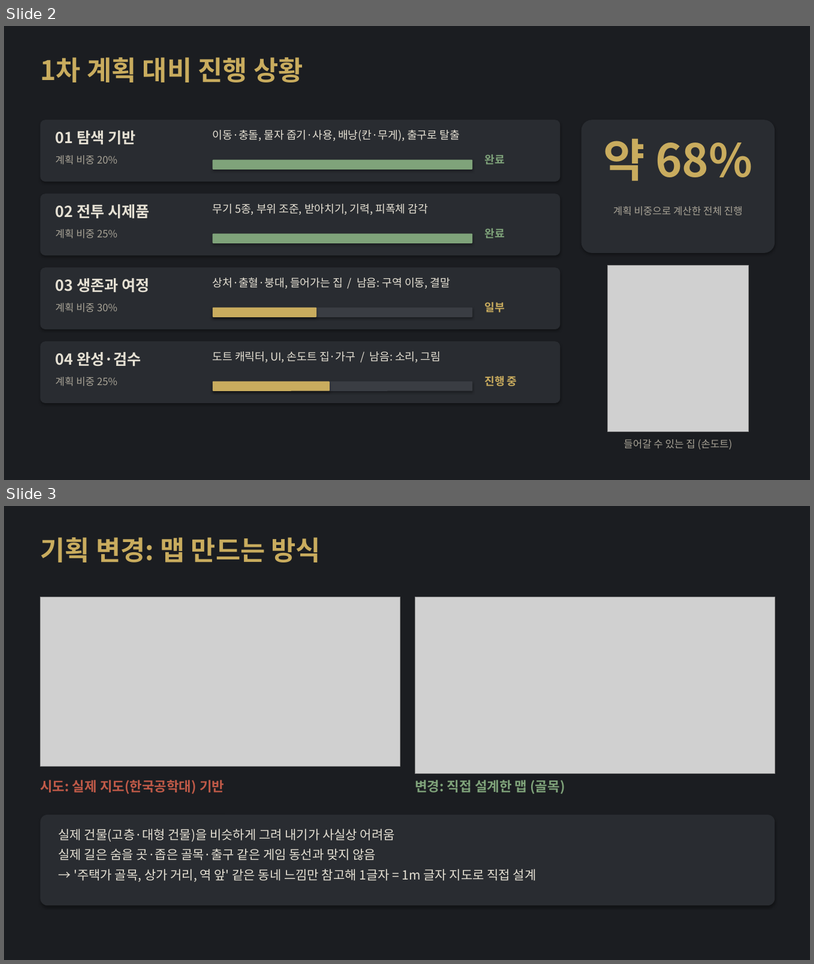
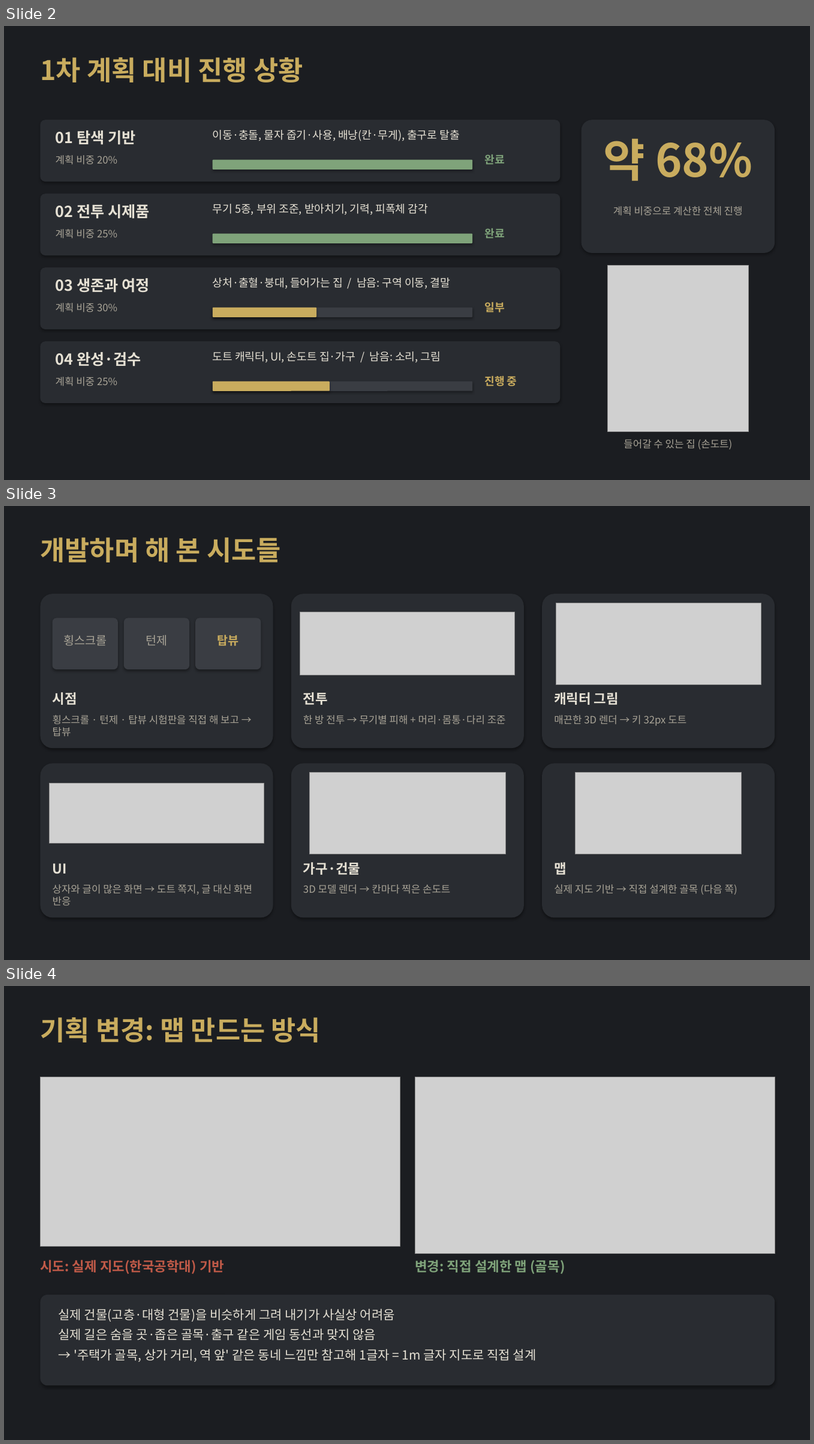
Before and after one commit to kimminseoung-source/2DGame_Project_NuclearSeoul, a slide deck: docs/presentation/2차발표_부산까지.pptx. Shown one above the other, each under a label of ours: slides 2 and 3 before the commit, slides 2, 3 and 4 after it. The pictures are 814x964 and 814x1444 pixels, drawn with LibreOffice and Linux fonts; fonts in the diff are those of the drawing; grey boxes stand for pictures. Boxes give left, top, right and bottom in pixels: in the first picture for what was removed or moved away, otherwise in the second. Text is boxed around its words. In the diff, an @@ line names an element or a change of style, - is before the commit and + after.

```diff
--- a/docs/presentation/2차발표_부산까지.pptx
+++ b/docs/presentation/2차발표_부산까지.pptx
@@ slide 3 added at bbox=[4, 506, 810, 960], background #1B1D21 @@
@@ text added at bbox=[40, 537, 281, 562], 32 pt, text #C9AC5E, bold @@
+개발하며 해 본 시도들
@@ rounded rectangle added at bbox=[40, 594, 273, 748], fill #292C31 @@
@@ rounded rectangle added at bbox=[291, 594, 524, 748], fill #292C31 @@
@@ rounded rectangle added at bbox=[542, 594, 776, 748], fill #292C31 @@
@@ picture added at bbox=[300, 612, 515, 675] @@
@@ picture added at bbox=[557, 603, 761, 684] @@
@@ rounded rectangle added at bbox=[53, 618, 118, 669], fill #3A3D43 @@
@@ rounded rectangle added at bbox=[124, 618, 189, 669], fill #3A3D43 @@
@@ rounded rectangle added at bbox=[196, 618, 261, 669], fill #3A3D43 @@
@@ text added at bbox=[63, 635, 107, 646], 14 pt, text #A8A396 @@
+횡스크롤
@@ text added at bbox=[146, 635, 167, 646], 14 pt, text #A8A396 @@
+턴제
@@ text added at bbox=[218, 634, 239, 646], 14 pt, text #C9AC5E, bold @@
+탑뷰
@@ text added at bbox=[53, 692, 77, 705], 16 pt, text #E6E1D4, bold @@
+시점
@@ text added at bbox=[303, 692, 328, 705], 16 pt, text #E6E1D4, bold @@
+전투
@@ text added at bbox=[554, 692, 619, 705], 16 pt, text #E6E1D4, bold @@
+캐릭터 그림
@@ text added at bbox=[53, 715, 239, 736], 12 pt, text #A8A396 @@
+횡스크롤 · 턴제 · 탑뷰 시험판을 직접 해 보고 → 탑뷰
@@ text added at bbox=[303, 715, 506, 724], 12 pt, text #A8A396 @@
+한 방 전투 → 무기별 피해 + 머리·몸통·다리 조준
@@ text added at bbox=[554, 715, 687, 726], 12 pt, text #A8A396 @@
+매끈한 3D 렌더 → 키 32px 도트
@@ rounded rectangle added at bbox=[40, 763, 273, 918], fill #292C31 @@
@@ rounded rectangle added at bbox=[291, 763, 524, 918], fill #292C31 @@
@@ picture added at bbox=[309, 772, 506, 854] @@
@@ rounded rectangle added at bbox=[542, 763, 776, 918], fill #292C31 @@
@@ picture added at bbox=[576, 772, 742, 854] @@
@@ picture added at bbox=[50, 783, 264, 843] @@
@@ text added at bbox=[53, 863, 67, 874], 16 pt, text #E6E1D4, bold @@
+UI
@@ text added at bbox=[303, 862, 360, 874], 16 pt, text #E6E1D4, bold @@
+가구·건물
@@ text added at bbox=[554, 862, 567, 874], 16 pt, text #E6E1D4, bold @@
+맵
@@ text added at bbox=[53, 884, 252, 905], 12 pt, text #A8A396 @@
+상자와 글이 많은 화면 → 도트 쪽지, 글 대신 화면 반응
@@ text added at bbox=[303, 884, 450, 893], 12 pt, text #A8A396 @@
+3D 모델 렌더 → 칸마다 찍은 손도트
@@ text added at bbox=[554, 884, 738, 894], 12 pt, text #A8A396 @@
+실제 지도 기반 → 직접 설계한 골목 (다음 쪽)
@@ what was slide 3 is now slide 4 @@
```
Also in this commit, not shown: 5 other files.
